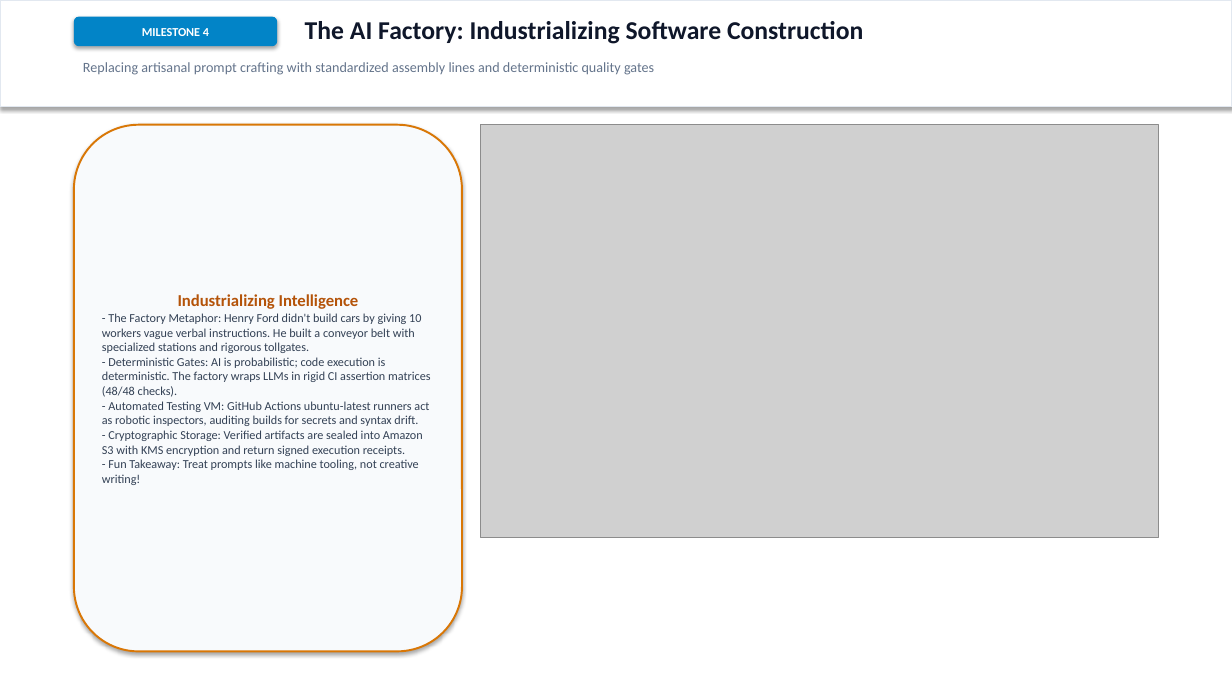
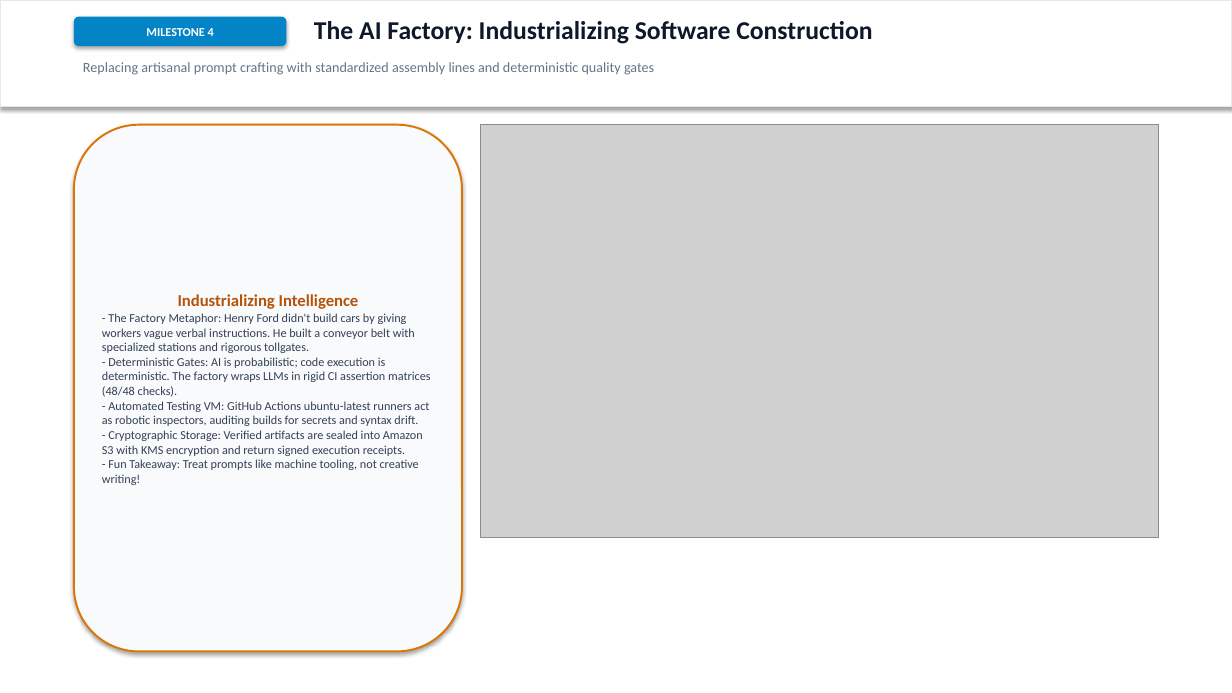
Before and after one commit to cosmosanalytics/uat-copilot-local, a slide deck: slide 5 of AI_Journey_Single_Agent_to_Ambient_Enterprise.pptx. Drawn at 1232x693 pixels with LibreOffice and Linux fonts; fonts in the diff are those of the drawing; grey boxes stand for pictures. Boxes give left, top, right and bottom in pixels: in the first picture for what was removed or moved away, otherwise in the second. Text is boxed around its words. In the diff, an @@ line names an element or a change of style, - is before the commit and + after.

Commit message:
refactor: Update presentation to focus purely on Worker to AI Factory, remove S&OP, finance, and zero-cost claims

```diff
--- a/AI_Journey_Single_Agent_to_Ambient_Enterprise.pptx
+++ b/AI_Journey_Single_Agent_to_Ambient_Enterprise.pptx
@@ rounded rectangle "MILESTONE 4": place and size @@
-rounded rectangle "MILESTONE 4" at [74,17,277,46]
+rounded rectangle "MILESTONE 4" at [74,17,287,46]
@@ text "The AI Factory: Industrializing Software ...": place and size @@
-text "The AI Factory: Industrializing Software ..." at [305,21,863,44]
+text "The AI Factory: Industrializing Software ..." at [314,21,872,44]
@@ text in rounded rectangle at [102,313,415,353]: text changed @@
-- The Factory Metaphor: Henry Ford didn't build cars by giving 10 workers vague verbal instructions. He built a conveyor belt with specialized stations and rigorous tollgates.
+- The Factory Metaphor: Henry Ford didn't build cars by giving workers vague verbal instructions. He built a conveyor belt with specialized stations and rigorous tollgates.
```
Also in this commit, not shown: 8 other slides changed, 1 slide added, 1 slide removed, 6 other files.
